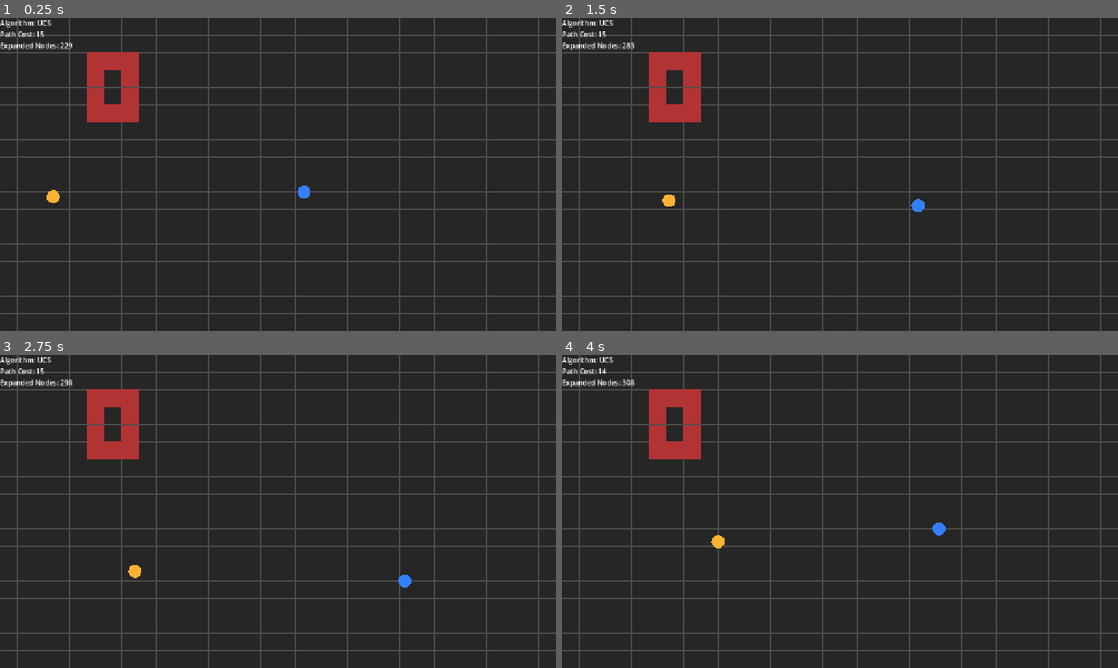
Above: before the commit, frames 1-4 (two rows, left to right).
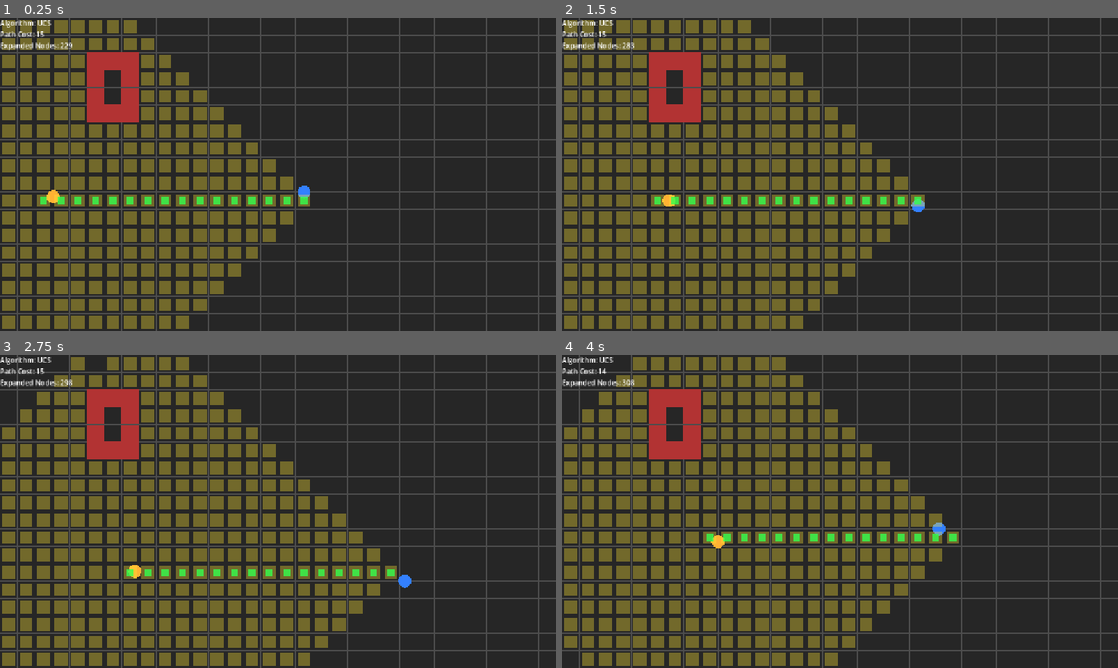
Above: after the commit, the same moments.

Repository: zarrainee-arch/The-Ripper
Game: Godot game, scene res://main.tscn
Two runs of this game, one before a commit and one after it. Both use one fixed random seed, a clock stepped at 60 frames per second and the inputs below.
Inputs:
- Up to frame 1 (0.25 s): no input
- Up to frame 2 (1.5 s): hold D 0.53-1.28 s; hold S from 1.28 s (still down)
- Up to frame 3 (2.75 s): release S at 2.03 s; hold D from 2.03 s (still down)
- Up to frame 4 (4 s): release D at 2.78 s; hold W 2.78-3.53 s; hold A from 3.53 s (still down)

The runs differ from the first frame. In frame 1, 22% of the frame differs, in the area x 0-56%, y 0-100%; in frame 2, 27%; in frame 3, 28%; in frame 4, 29%, in the area x 0-72%, y 0-100%.

Commit message:
Add pathfinding debug visualization

Diff:
--- a/main.tscn
+++ b/main.tscn
@@ -5,6 +5,7 @@
 [ext_resource type="Script" uid="uid://vy6a0x0waruh" path="res://scripts/player.gd" id="2_0xm2m"]
 [ext_resource type="Script" uid="uid://cb1wsfvk5osyt" path="res://scripts/npc.gd" id="3_h2yge"]
 [ext_resource type="Script" uid="uid://dx711mx7drp3k" path="res://scripts/ai_stats.gd" id="4_1bvp3"]
+[ext_resource type="Script" uid="uid://cryk40dgwcg4l" path="res://scripts/visualization.gd" id="6_7mycd"]
 
 [node name="Game" type="Node2D" unique_id=360445328]
 script = ExtResource("1_lquwl")
@@ -35,3 +36,6 @@
 offset_right = 780.0
 offset_bottom = 380.0
 horizontal_alignment = 1
+
+[node name="Visualization" type="Node2D" parent="." unique_id=68849238]
+script = ExtResource("6_7mycd")
--- a/scripts/ai_stats.gd
+++ b/scripts/ai_stats.gd
@@ -12,6 +12,15 @@
 	if npc == null:
 		return
 
-	text = "Algorithm: UCS\n"
-	text += "Path Cost: " + str(max(0, npc.get("current_path").size() - 1)) + "\n"
-	text += "Expanded Nodes: " + str(npc.get("last_expanded_nodes").size())
+	var algorithm = npc.get("last_algorithm")
+	var heuristic = npc.get("last_heuristic")
+	var path = npc.get("current_path")
+	var expanded_nodes = npc.get("last_expanded_nodes")
+
+	text = "Algorithm: " + str(algorithm) + "\n"
+
+	if algorithm == "A*":
+		text += "Heuristic: " + str(heuristic) + "\n"
+
+	text += "Path Cost: " + str(max(0, path.size() - 1)) + "\n"
+	text += "Expanded Nodes: " + str(expanded_nodes.size())
--- a/scripts/astar.gd
+++ b/scripts/astar.gd
@@ -31,8 +31,8 @@
 	# Menentukan heuristic yang dipakai
 	# Jika heurstic tidak tersedia, A* akan menggunakan h(n) = 0
 	if heuristic:
-		if heuristic.has_method("get_name"):
-			heuristic_name = heuristic.get_name()
+		if heuristic.has_method("get_heuristic_name"):
+			heuristic_name = heuristic.get_heuristic_name()
 		elif "name" in heuristic:
 			heuristic_name = heuristic.name
 		else:
--- a/scripts/heuristic.gd
+++ b/scripts/heuristic.gd
@@ -7,23 +7,23 @@
 
 # menerima posisi saat ini dan posisi tujuan, lalu menghitung jarak h
 func calculate(pos: Vector2i, goal: Vector2i) -> float:
-    if heuristic_type == "Manhattan":
-        return manhattan(pos, goal)
-    if heuristic_type == "Euclidean":
-        return euclidean(pos, goal)
+	if heuristic_type == "Manhattan":
+		return manhattan(pos, goal)
+	if heuristic_type == "Euclidean":
+		return euclidean(pos, goal)
 
-    return 0.0
+	return 0.0
 
 # Manhattan Distance Functions
 func manhattan(pos: Vector2i, goal: Vector2i) -> float:
-    return abs(pos.x - goal.x) + abs(pos.y - goal.y)
+	return abs(pos.x - goal.x) + abs(pos.y - goal.y)
 
 # Euclidean Distance Functions
 func euclidean(pos: Vector2i, goal: Vector2i) -> float:
-    var dx: float = pos.x - goal.x
-    var dy: float = pos.y - goal.y
-    return sqrt(dx * dx + dy * dy)
+	var dx: float = pos.x - goal.x
+	var dy: float = pos.y - goal.y
+	return sqrt(dx * dx + dy * dy)
 
 # Get heuristic name
-func get_name() -> String:
-    return heuristic_type
+func get_heuristic_name() -> String:
+	return heuristic_type
--- a/scripts/npc.gd
+++ b/scripts/npc.gd
@@ -2,20 +2,37 @@
 
 
 const UCS = preload("res://scripts/ucs.gd")
+const ASTAR = preload("res://scripts/astar.gd")
+const HEURISTIC = preload("res://scripts/heuristic.gd")
+
 
 const SPEED = 100.0
 const REPLAN_INTERVAL = 0.3
 
+
+@export_enum("UCS", "A*")
+var algorithm: String = "UCS"
+
+@export_enum("Manhattan", "Euclidean")
+var heuristic_type: String = "Manhattan"
+
+
 var grid
 var player
 var ucs
+var astar
+var heuristic
+
 
 var current_path: Array[Vector2i] = []
 var path_index = 0
 var replan_timer = 0.0
 
+
 var last_path_cost = 0
 var last_expanded_nodes: Array[Vector2i] = []
+var last_algorithm = "UCS"
+var last_heuristic = "Manhattan"
 
 
 func _ready():
@@ -24,7 +41,18 @@
 	grid = get_parent().get_node("Grid")
 	player = get_parent().get_node("Player")
 
+	# Inisialisasi UCS
 	ucs = UCS.new(grid)
+
+	# Inisialisasi A*
+	astar = ASTAR.new()
+
+	# Inisialisasi heuristic
+	heuristic = HEURISTIC.new()
+	heuristic.heuristic_type = heuristic_type
+
+	last_algorithm = algorithm
+	last_heuristic = heuristic_type
 
 	queue_redraw()
 
@@ -41,6 +69,9 @@
 
 
 func update_path():
+	print("ALGORITHM: ", algorithm)
+	print("HEURISTIC: ", heuristic_type)
+
 	var start = grid.world_to_cell(position)
 	var goal = grid.world_to_cell(player.position)
 
@@ -50,14 +81,33 @@
 	if not grid.is_walkable(goal):
 		return
 
-	var result = ucs.find_path(start, goal)
+	var result: Dictionary
 
+	# Pilih algoritma
+	if algorithm == "UCS":
+		result = ucs.find_path(start, goal)
+
+		last_algorithm = "UCS"
+		last_heuristic = "None"
+
+	else:
+		heuristic.heuristic_type = heuristic_type
+		result = astar.find_path(grid, start, goal, heuristic)
+
+		last_algorithm = "A*"
+		last_heuristic = heuristic_type
+
+	# Simpan hasil pencarian
 	current_path = result["path"]
 	path_index = 0
 
-	last_path_cost = result["cost"]
+	# Format hasil UCS dan A* berbeda
+	if algorithm == "UCS":
+		last_path_cost = result["cost"]
+	else:
+		last_path_cost = result["path_cost"]
+
 	last_expanded_nodes = result["expanded_nodes"]
-	var last_algorithm = "UCS"
 
 
 func follow_path():
--- a/scripts/visualization.gd
+++ b/scripts/visualization.gd
@@ -0,0 +1,55 @@
+extends Node2D
+
+
+var npc
+
+
+func _ready():
+	npc = get_parent().get_node("NPC")
+	queue_redraw()
+
+
+func _process(_delta):
+	queue_redraw()
+
+
+func _draw():
+	if npc == null:
+		return
+
+	# =========================
+	# Expanded Nodes
+	# =========================
+
+	for cell in npc.last_expanded_nodes:
+		var position = Vector2(
+			cell.x * 40,
+			cell.y * 40
+		)
+
+		draw_rect(
+			Rect2(
+				position + Vector2(5, 5),
+				Vector2(30, 30)
+			),
+			Color(1.0, 0.9, 0.2, 0.35)
+		)
+
+
+	# =========================
+	# Final Path
+	# =========================
+
+	for cell in npc.current_path:
+		var position = Vector2(
+			cell.x * 40,
+			cell.y * 40
+		)
+
+		draw_rect(
+			Rect2(
+				position + Vector2(12, 12),
+				Vector2(16, 16)
+			),
+			Color(0.2, 1.0, 0.3, 0.8)
+		)
